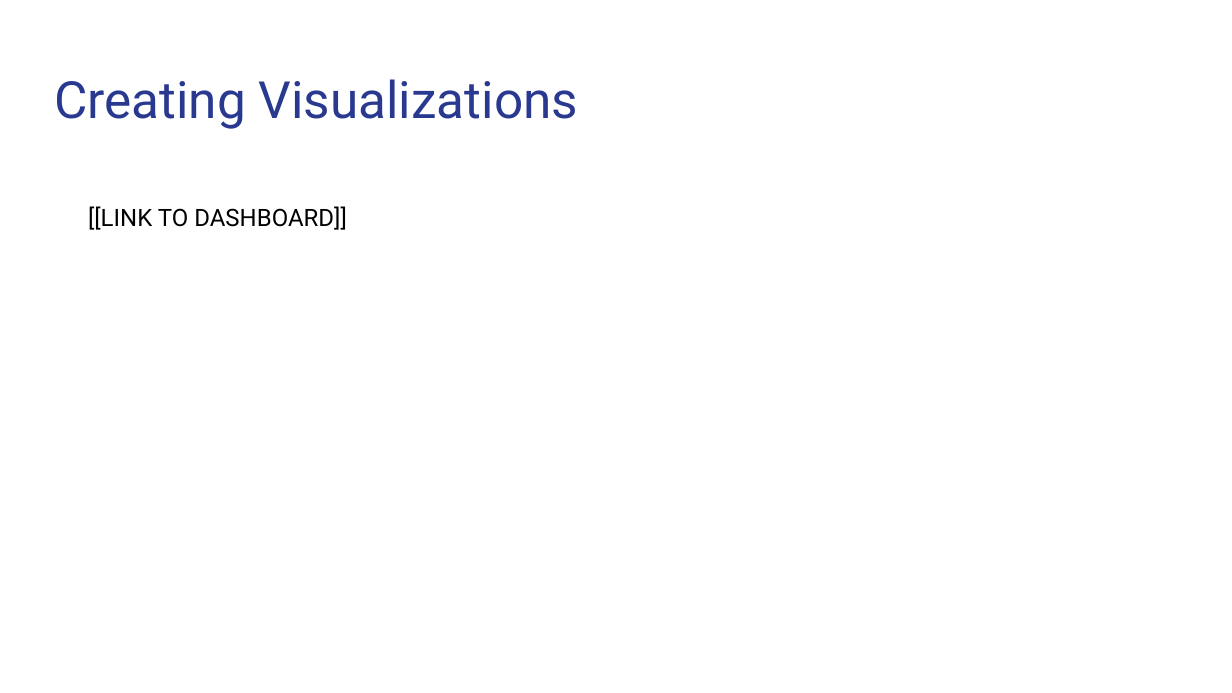
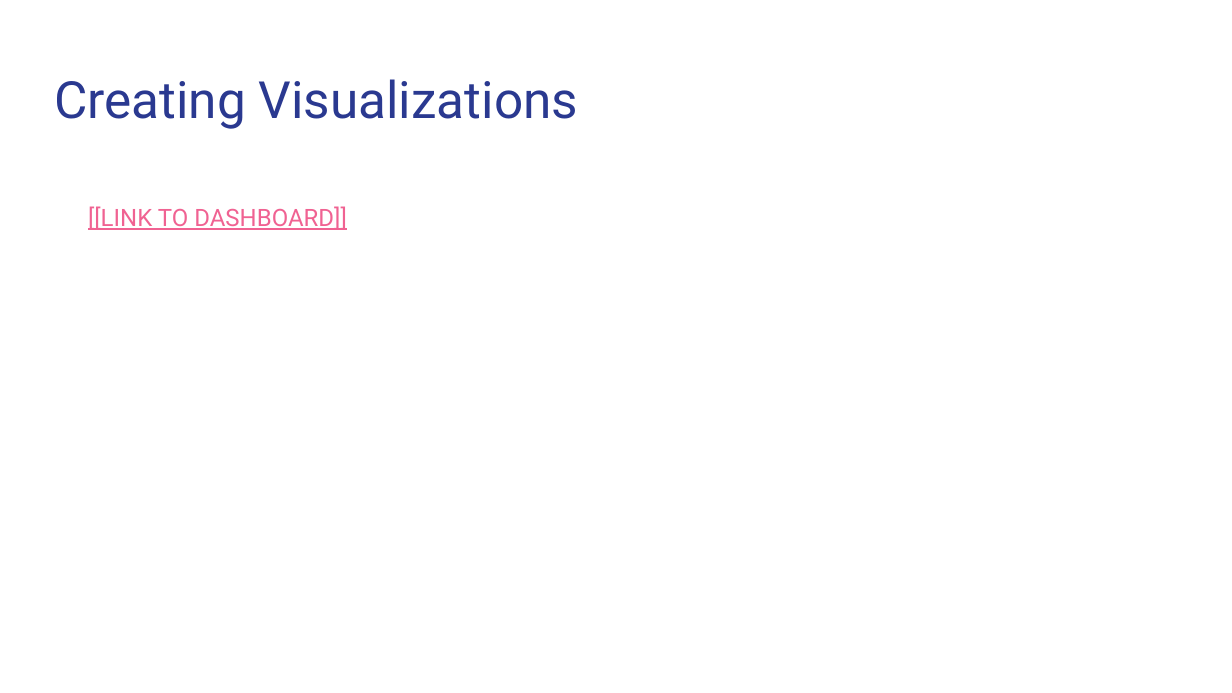
Before and after one commit to Magzzie/COVID-19_Analysis, a slide deck: slide 17 of COVID-19 Analysis.pptx. Drawn at 1232x693 pixels with LibreOffice and Linux fonts; fonts in the diff are those of the drawing. Boxes give left, top, right and bottom in pixels: in the first picture for what was removed or moved away, otherwise in the second. Text is boxed around its words. In the diff, an @@ line names an element or a change of style, - is before the commit and + after.

```diff
--- a/COVID-19 Analysis.pptx
+++ b/COVID-19 Analysis.pptx
@@ text "[[LINK TO DASHBOARD]]" at [88, 206, 347, 230]: text colour #000000 to #F06292, underline on @@
```
Also in this commit, not shown: 4 other slides changed.
